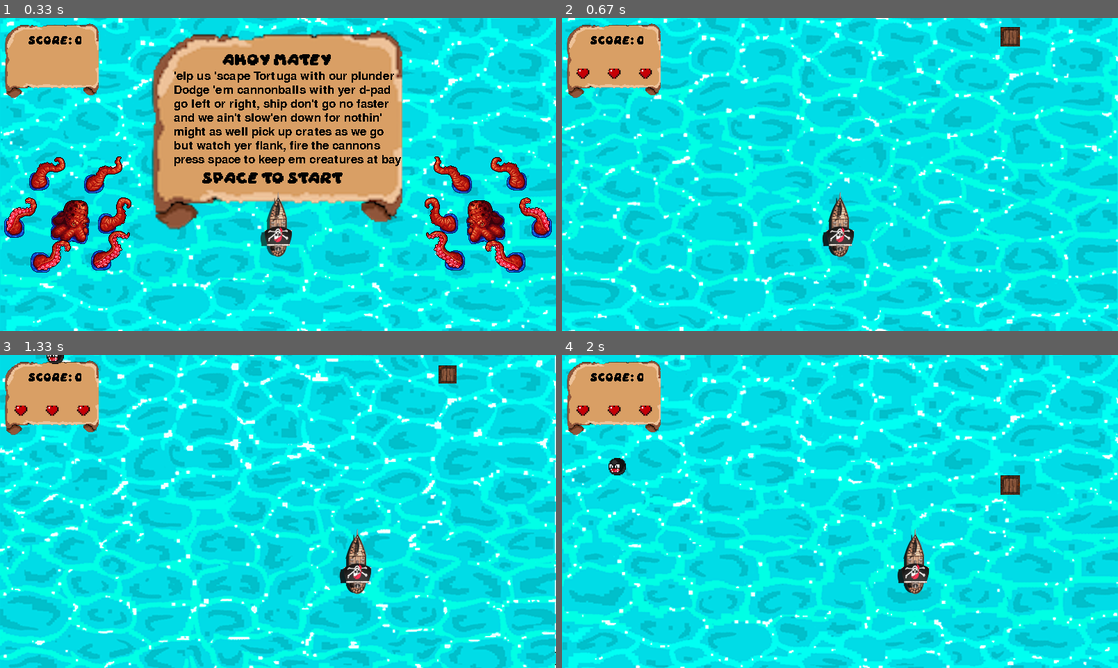
Above: before the commit, frames 1-4 (two rows, left to right).
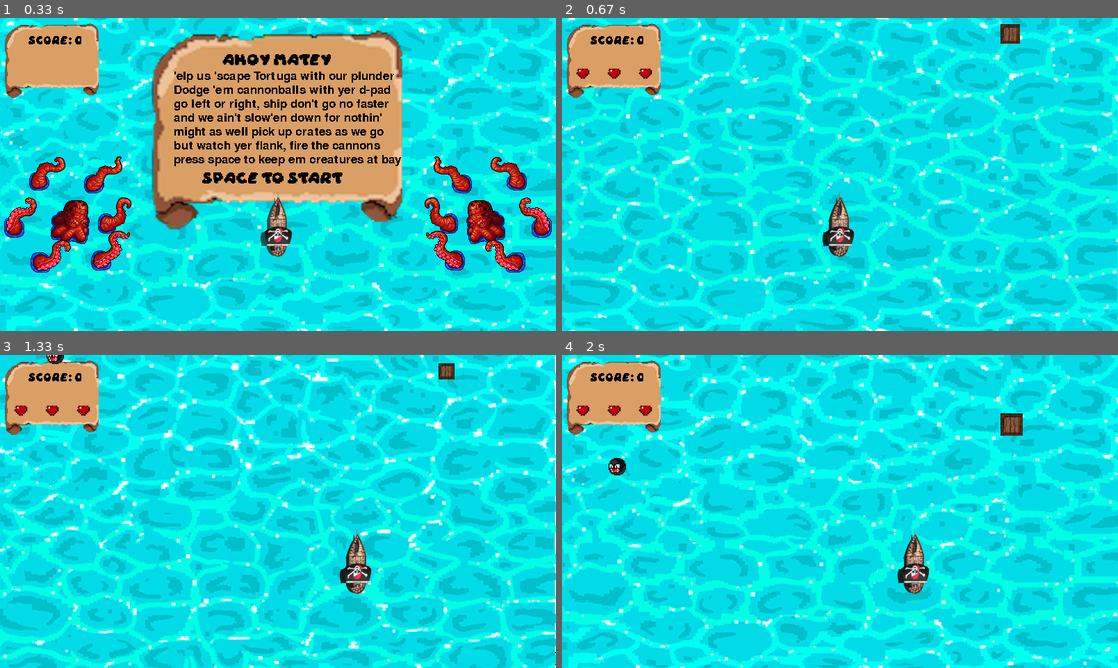
Above: after the commit, the same moments.

Repository: TheSirDylan/Pygames
Game: pygame game, started from sea_scape/app.py
Same seed, same stepped clock (60 frames per second), same inputs: the game is played once before the commit and once after it.
Inputs:
- Up to frame 1 (0.33 s): no input
- Up to frame 2 (0.67 s): tap Space at 0.33 s
- Up to frame 3 (1.33 s): hold Right 0.67-1.13 s; hold Right from 1.17 s (still down)
- Up to frame 4 (2 s): release Right at 1.63 s; hold Left from 1.67 s (still down)

Frame 1 is identical in both runs. In frame 2, 0.1% of the frame differs, in the area x 78-83%, y 2-10%; in frame 3, 0.2%; in frame 4, 0.5%, in the area x 78-83%, y 18-45%.

Commit message:
revised box movement

Diff:
--- a/sea_scape/app.py
+++ b/sea_scape/app.py
@@ -1,7 +1,7 @@
 import pygame
 from random import randint
 
-ocean= [6,5,5,4,3,2,1,0,-1,-2,-1,0,1,2,3,4]
+ocean= [6,5,4,3,2,1,0,-1,-2,-1,0,1,2,3,4]
 crate_loop = 0
 freq_loop = 0
 score = 0
@@ -166,9 +166,9 @@
                     score = 0
                     start_time = pygame.time.get_ticks()
     user_input = pygame.key.get_pressed()
-    if user_input[pygame.K_LEFT] and ship_rect.x >= 25:
+    if user_input[pygame.K_LEFT] and ship_rect.x >= -25:
         ship_rect.x -= 3
-    if user_input[pygame.K_RIGHT] and ship_rect.x <= 775:
+    if user_input[pygame.K_RIGHT] and ship_rect.x <= 725:
                 ship_rect.x += 3
     bg_animation()
     screen.blit(bgd,(0,0))
@@ -209,7 +209,7 @@
         if freq_loop == 0:
             crate_rect.y += ocean[crate_loop]
             crate_loop += 1
-            freq_loop = 4
+            freq_loop = 6
         else:
             crate_rect.y += ocean[crate_loop]
             freq_loop -=1
